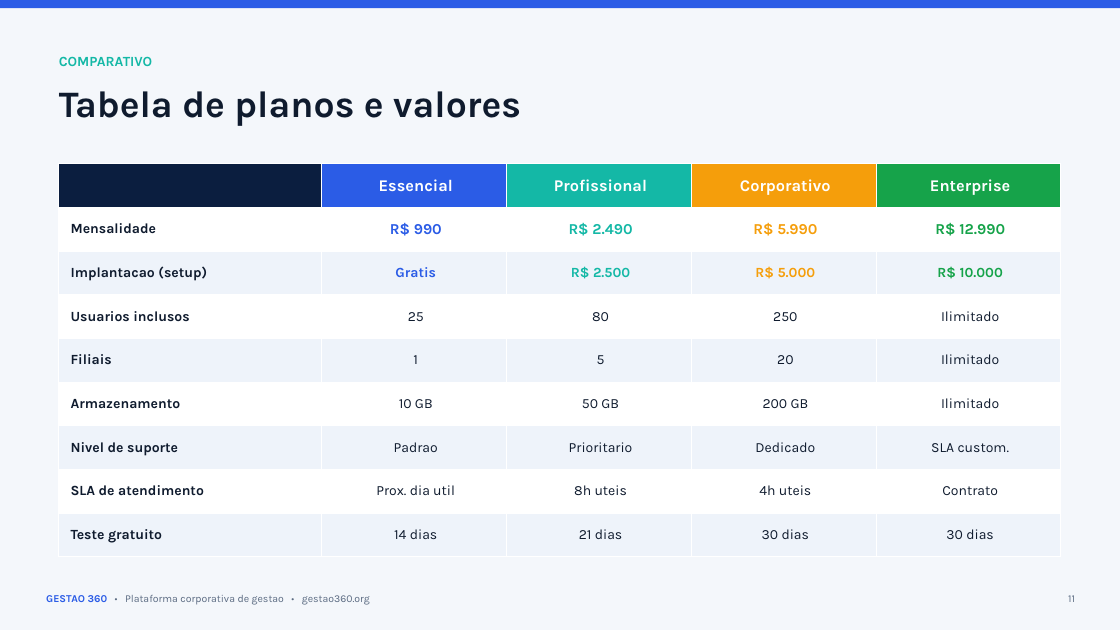
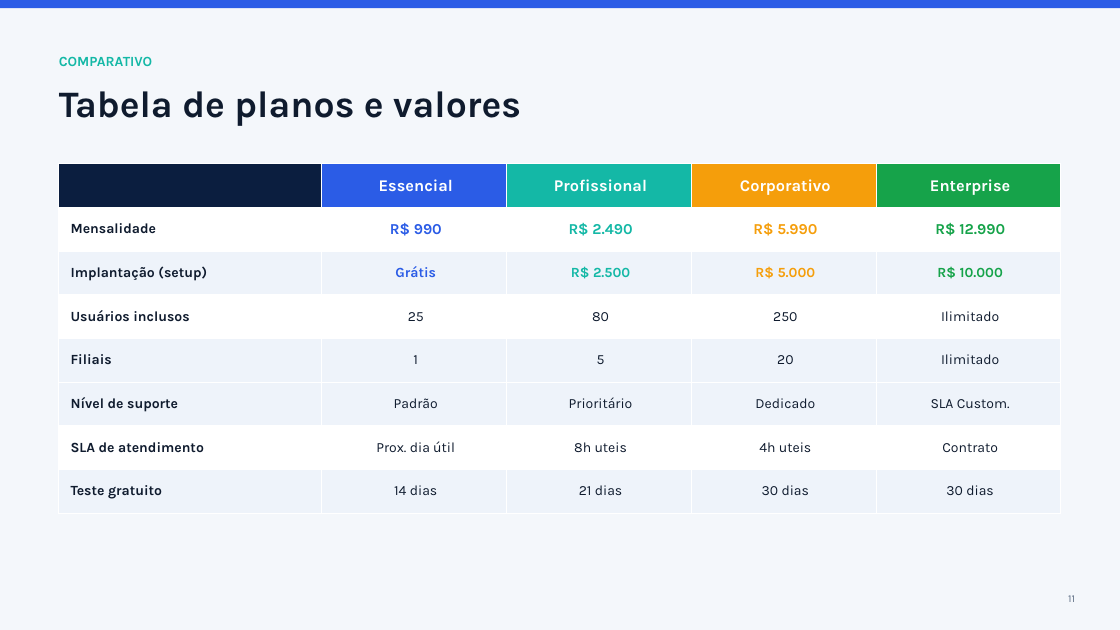
Before and after one commit to aldemirfidelis/gestao-360-indicadores, a slide deck: slide 11 of docs/Apresentacao-Gestao360-Comercial.pptx. Drawn at 1120x630 pixels with LibreOffice and Linux fonts; fonts in the diff are those of the drawing. Boxes give left, top, right and bottom in pixels: in the first picture for what was removed or moved away, otherwise in the second. Text is boxed around its words. In the diff, an @@ line names an element or a change of style, - is before the commit and + after.

```diff
--- a/docs/Apresentacao-Gestao360-Comercial.pptx
+++ b/docs/Apresentacao-Gestao360-Comercial.pptx
@@ table at <box>59,164,1061,513</box> @@
-row 3, column 1: Implantacao (setup)
+row 3, column 1: Implantação (setup)
-row 3, column 2: Gratis
+row 3, column 2: Grátis
-row 4, column 1: Usuarios inclusos
+row 4, column 1: Usuários inclusos
-row 6: Armazenamento | 10 GB | 50 GB | 200 GB | Ilimitado
-row 7: Nivel de suporte | Padrao | Prioritario | Dedicado | SLA custom.
-row 8: SLA de atendimento | Prox. dia util | 8h uteis | 4h uteis | Contrato
+row 6: Nível de suporte | Padrão | Prioritário | Dedicado | SLA Custom.
+row 7: SLA de atendimento | Prox. dia útil | 8h uteis | 4h uteis | Contrato
@@ text removed at <box>46,595,370,605</box> @@
-GESTAO 360 • Plataforma corporativa de gestao • gestao360.org
```
Also in this commit, not shown: 12 other slides changed.
